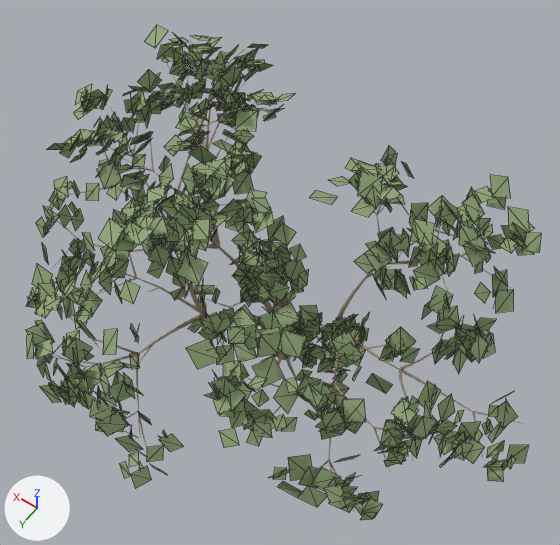
A saved change to the glTF model public/assets/glb/tree-c.glb.
Before and after are seen from a 50 mm camera at (-10.0, 14.3, 27.9) aimed at (-0.6, 1.1, 7.2). Every picture has the same lights, and +X, +Y and +Z are marked at lower left. The first picture is the older version. Mesh edges are drawn as thin lines on the coarser meshes. Where no turn or scale is listed for an object, it has been applied to the vertices. Vertices at exactly the same position are counted once.

The first picture shows 'leaf', 'wood'.
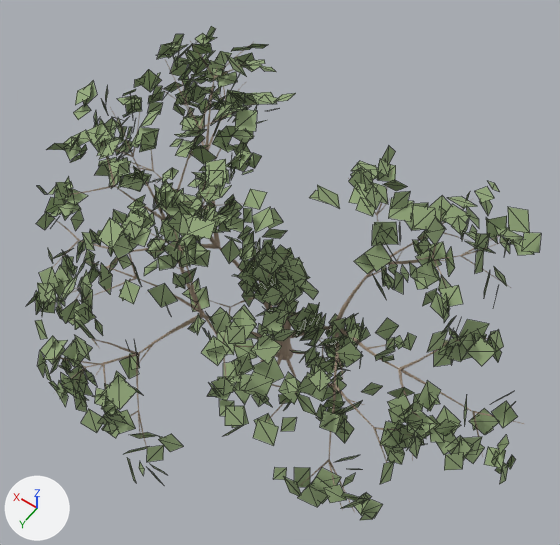
Where the newer file only moved an object's origin or applied its transform, the numbers keep the older frame.

Boxes [x1, y1, x2, y2] around the edits, measured in the pictures (560 x 545 px; the box of a moved part takes in the faces that stretch with it):
```json
{"object": "leaf", "change": "reshaped", "before": [25, 25, 541, 521], "after": [27, 26, 541, 521]}
{"part": 1, "of": "me_leaf_mesh", "change": "moved or reshaped", "before": [132, 154, 145, 167], "after": [143, 173, 151, 185]}
{"part": 2, "of": "me_leaf_mesh", "change": "deleted", "before": [25, 25, 534, 513], "on screen": "green"}
{"part": 3, "of": "me_leaf_mesh", "change": "built on", "before": [46, 36, 506, 467], "after": [36, 26, 523, 504]}
```

Scene script edits in JSON lines:
```json
{"block": "me_leaf_mesh", "where": "# used by ob_leaf; location = (-0.41, 1.82, 8.38)"}
{"op": "remove", "block": "me_leaf_mesh", "code": "me_leaf_mesh.from_pydata(...)  # 4400 vertices, 2200 faces; spans x -9.9..9.9, y -7.5..7.5, z -5.3..5.3"}
{"op": "add", "block": "me_leaf_mesh", "code": "me_leaf_mesh.from_pydata(...)  # 3488 vertices, 1744 faces; spans x -9.6..9.7, y -7.5..7.4, z -5.0..5.3"}
{"block": "me_leaf_mesh", "change": "me_leaf_mesh part 1: the loose piece of 4 vertices spanning x 5.3..5.9, y -0.8..-0.2, z 0.8..1.1 is moved by (-0.3, 0.1, -0.6)"}
{"block": "me_leaf_mesh", "change": "me_leaf_mesh part 2: 688 loose pieces with 2752 vertices, spanning x -9.9..9.9, y -7.5..7.5, z -5.3..5.3, are deleted"}
{"block": "me_leaf_mesh", "change": "me_leaf_mesh part 3: 26 vertices moved from x -6.4..7.6, y -6.4..3.6, z -3.3..2.6 to x -7.3..7.6, y -6.4..3.6, z -3.3..2.6; 144 vertices removed from x -9.3..9.5, y -6.8..6.7, z -4.2..4.0; 1984 vertices added at x -9.6..9.7, y -7.5..7.4, z -4.9..5.3"}
```
